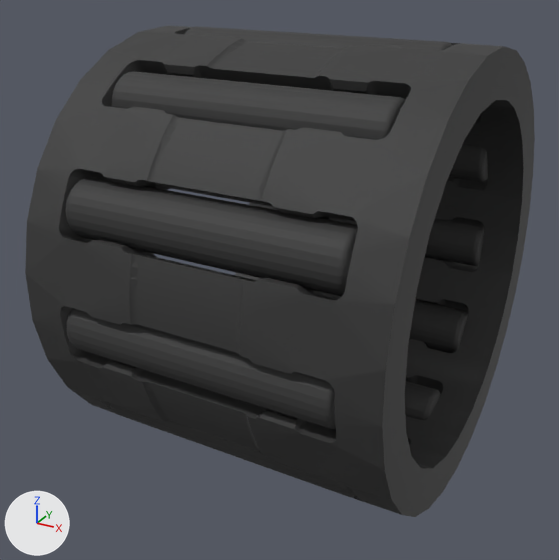
A saved change to the glTF model public/models/Parts/Pistonpin KBK.glb.
Rendered twice from a camera (50 mm lens) standing at (0.755, -1.398, -1.843) and looking at (0.582, -1.085, -1.999). Arrows for +X, +Y and +Z are at lower left; the lights stay in place. The picture after the commit comes second. Where no turn or scale is listed for an object, it has been applied to the vertices. Vertices at exactly the same position are counted once.

The first picture shows 'final bike mod.063'.
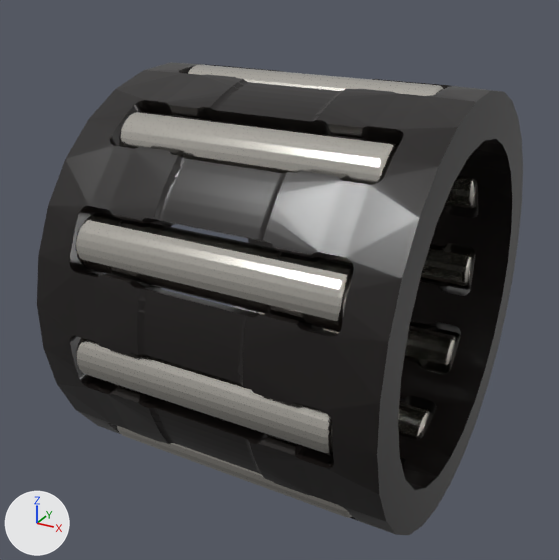
Pixel boxes [x1, y1, x2, y2] of what changed, in the pictures (559 x 560 px; the box of a moved part takes in the faces that stretch with it):
'final bike mod.063', reshaped, moved, turned, rescaled, recoloured: before [25, 26, 535, 517]; after [76, 65, 478, 518]
'mat_1', added (black): after [37, 62, 523, 535]
part 1 of me_final_bike_mod_063, moved or reshaped: before [185, 26, 452, 51]; after [187, 65, 444, 96]
part 2 of me_final_bike_mod_063, moved or reshaped: before [275, 209, 484, 266]; after [119, 111, 399, 185]
part 3 of me_final_bike_mod_063, moved or reshaped: before [112, 71, 405, 140]; after [76, 213, 354, 332]
part 4 of me_final_bike_mod_063, moved or reshaped: before [449, 144, 488, 182]; after [76, 338, 333, 455]
part 5 of me_final_bike_mod_063, moved or reshaped: before [110, 403, 356, 497]; after [117, 426, 352, 518]
part 6 of me_final_bike_mod_063, moved or reshaped: before [405, 381, 441, 420]; after [398, 401, 434, 439]
part 7 of me_final_bike_mod_063, moved or reshaped: before [322, 292, 468, 353]; after [258, 312, 460, 374]
part 8 of me_final_bike_mod_063, moved or reshaped: before [66, 177, 358, 296]; after [333, 243, 475, 290]
part 9 of me_final_bike_mod_063, moved or reshaped (not visible before): after [444, 175, 478, 210]
part 10 of me_final_bike_mod_063, moved or reshaped (not visible afterwards): before [67, 308, 336, 429]
part 11 of me_final_bike_mod_063, deleted: before [25, 26, 535, 517]

Edits to the bpy script that builds the scene:
```text
Add mat_painted_steel:
    mat_painted_steel = bpy.data.materials.new('Painted Steel')
    # uses the picture img_painted_steel_24_color
    # uses the picture img_painted_steel_24_metallic_painted_steel_24_roughness
    # uses the picture img_painted_steel_24_normal
Change me_final_bike_mod_063:
    used by ob_final_bike_mod_063; location = (0.0, 0.0, 0.0); rotation_euler = (1.571, 0.0, 0.0), in degrees (90, 0, 0)
    remove me_final_bike_mod_063.from_pydata(...)  # 9284 vertices, 18568 faces; spans x 0.507..0.679, y -2.091..-1.881, z 0.971..1.181
    remove me_final_bike_mod_063.materials.append(mat_material_009)  # dark grey #343434
    add me_final_bike_mod_063.from_pydata(...)  # 4576 vertices, 9108 faces; spans x -7.924..7.924, y -7.715..8.0, z -4.9..4.9
    me_final_bike_mod_063 part 1: the loose piece of 416 vertices spanning x 0.528..0.658, y -1.907..-1.881, z 1.062..1.09 is multiplied about its middle by the matrix ((-0.938, 0.0, 75.857), (0.0, 75.863, 0.0), (-75.857, 0.0, -0.938)), then moved by (-0.593, 8.894, -1.076), in mat_painted_steel
    me_final_bike_mod_063 part 2: the loose piece of 416 vertices spanning x 0.529..0.659, y -2.013..-1.986, z 0.971..0.998 is multiplied about its middle by the matrix ((0.614, 57.333, -49.676), (0.709, -49.68, -57.329), (-75.857, 0.0, -0.938)), then moved by (3.19, 7.888, -0.985), in mat_painted_steel
    me_final_bike_mod_063 part 3: the loose piece of 416 vertices spanning x 0.528..0.657, y -1.922..-1.896, z 1.112..1.14 is multiplied about its middle by the matrix ((-0.789, 41.015, 63.815), (0.507, 63.82, -41.012), (-75.857, 0.0, -0.938)), then moved by (5.775, 4.817, -1.126), in mat_painted_steel
    me_final_bike_mod_063 part 4: the loose piece of 416 vertices spanning x 0.529..0.659, y -1.961..-1.935, z 0.978..1.006 is multiplied about its middle by the matrix ((0.9, 21.373, -72.784), (0.264, -72.79, -21.371), (-75.857, 0.0, -0.937)), then moved by (6.335, 0.952, -0.992), in mat_painted_steel
    me_final_bike_mod_063 part 5: the loose piece of 416 vertices spanning x 0.527..0.657, y -2.06..-2.034, z 1.132..1.16 is multiplied about its middle by the matrix ((-0.938, 0.0, 75.857), (0.0, 75.863, 0.0), (-75.857, 0.0, -0.938)), then moved by (4.698, -2.537, -1.146), in mat_painted_steel
    me_final_bike_mod_063 part 6: the loose piece of 416 vertices spanning x 0.529..0.658, y -2.088..-2.062, z 1.036..1.064 is multiplied about its middle by the matrix ((-0.938, 0.0, 75.857), (0.0, 75.863, 0.0), (-75.857, 0.0, -0.937)), then moved by (-2.565, -4.641, -1.05), in mat_painted_steel
    me_final_bike_mod_063 part 7: the loose piece of 416 vertices spanning x 0.529..0.659, y -2.06..-2.034, z 0.992..1.02 is multiplied about its middle by the matrix ((-0.938, 0.0, 75.857), (0.0, 75.863, 0.0), (-75.857, 0.0, -0.938)), then moved by (-5.884, -2.537, -1.006), in mat_painted_steel
    me_final_bike_mod_063 part 8: the loose piece of 416 vertices spanning x 0.527..0.657, y -1.961..-1.935, z 1.146..1.174 is multiplied about its middle by the matrix ((0.9, -21.373, -72.784), (-0.264, -72.79, 21.371), (-75.857, 0.0, -0.938)), then moved by (-7.521, 0.952, -1.16), in mat_painted_steel
    me_final_bike_mod_063 part 9: the loose piece of 416 vertices spanning x 0.529..0.658, y -1.922..-1.896, z 1.012..1.04 is multiplied about its middle by the matrix ((-0.789, -41.015, 63.815), (-0.507, 63.82, 41.011), (-75.857, 0.0, -0.938)), then moved by (-6.961, 4.817, -1.026), in mat_painted_steel
    me_final_bike_mod_063 part 10: the loose piece of 416 vertices spanning x 0.527..0.657, y -2.013..-1.986, z 1.153..1.181 is multiplied about its middle by the matrix ((0.614, -57.333, -49.676), (-0.709, -49.68, 57.329), (-75.857, 0.0, -0.937)), then moved by (-4.376, 7.888, -1.167), in mat_painted_steel
    me_final_bike_mod_063 part 11: the loose piece of 4708 vertices spanning x 0.507..0.679, y -2.091..-1.882, z 0.971..1.181 is deleted
    other edits to the shape of me_final_bike_mod_063 do not show in these pictures
    add me_final_bike_mod_063.materials.append(mat_painted_steel)
Change ob_final_bike_mod_063:
    ob_final_bike_mod_063.location: (0.0, 0.0, 0.0) -> (0.5919, -1.0752, -2.002)
    ob_final_bike_mod_063.rotation_euler: (1.571, 0.0, 0.0) -> (1.571, 0.0, -1.578)  # degrees (90, 0, 0) -> degrees (90, 0, -90)
    ob_final_bike_mod_063.scale: (1.0, 1.0, 1.0) -> (0.0129, 0.0129, 0.0129)
Add ob_mat_1:
    ob_mat_1 = bpy.data.objects.new('mat_1', me_mat_1)  # 4708 vertices, 9460 faces; spans x -0.083..0.083, y -0.102..0.102, z -0.102..0.102; in mat_mat_1 (black #171211)
    ob_mat_1.location = (0.5919, -1.0752, -2.002)
```
